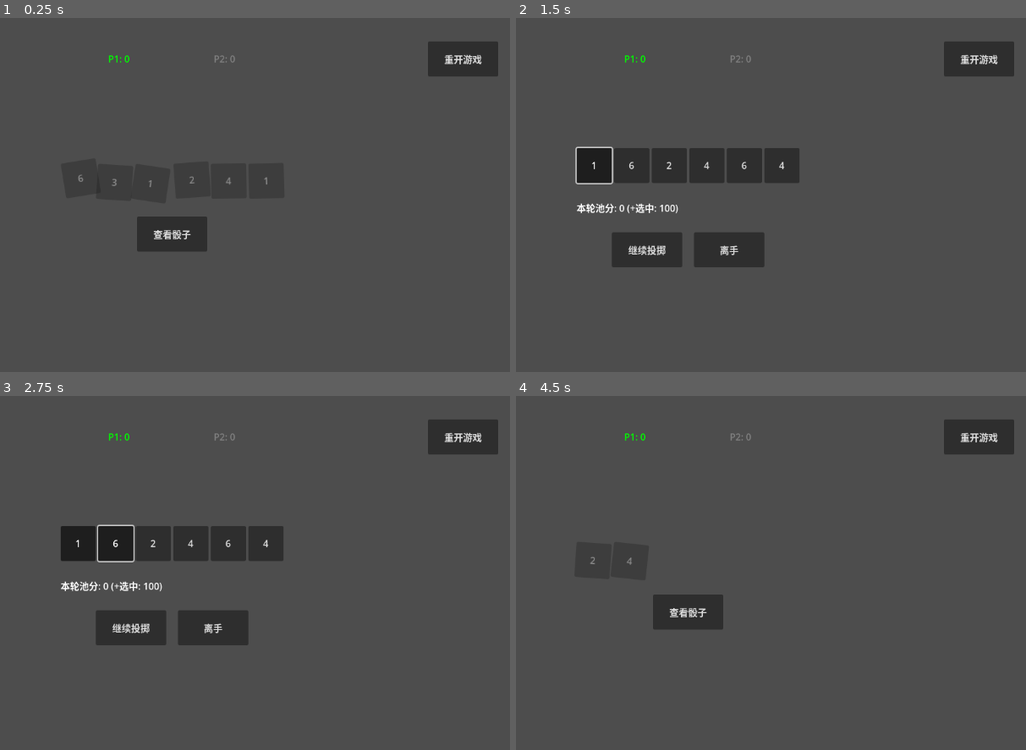
Above: before the commit, frames 1-4 (two rows, left to right).
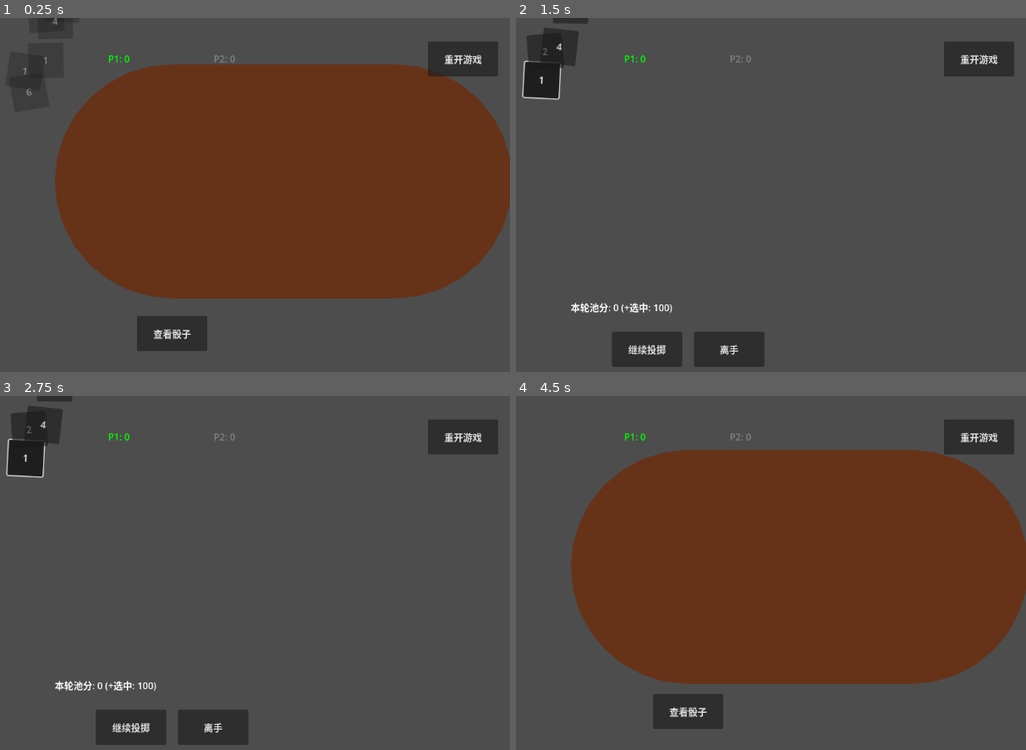
Above: after the commit, the same moments.

Repository: Se6ast1anFan/Farkle
Game: Godot game, scene res://GameTest.tscn
The game is run twice, just before and just after one commit, with the same random seed, the same clock (stepped at 60 frames per second) and the same inputs.
Inputs (mouse positions are in pixels of both pictures, inside the frame that each line leads up to):
- Up to frame 1 (0.25 s): no input
- Up to frame 2 (1.5 s): click "查看骰子" at 0.5 s; click "1" at 1.25 s
- Up to frame 3 (2.75 s): click (117, 544) at 2 s, where only the run before the commit has a clickable "6"
- Up to frame 4 (4.5 s): click "2" at 2.75 s; click "4" at 3.5 s; click "继续投掷" at 4.25 s

The runs differ from the first frame. In frame 1, 55% of the frame differs, in the area x 1-100%, y 0-95%; in frame 2, 12%; in frame 3, 11%; in frame 4, 54%.

Commit message:
开发骰盅（Cup）和骰盘（Tray）

Diff:
--- a/Dice.gd
+++ b/Dice.gd
@@ -28,9 +28,9 @@
 
 # 重置状态（停止摇动时调用）
 func reset_visual_transform():
-	rotation_degrees = 0
-	# 颜色恢复
+	# 只重置颜色和缩放，不要重置位置和旋转
 	modulate = Color(1, 1, 1)
+	scale = Vector2(1, 1)
 
 func update_visual():
 	text = str(value)
--- a/GameTest.gd
+++ b/GameTest.gd
@@ -1,7 +1,8 @@
 extends Control
 
 # --- UI 引用 ---
-@onready var container = $VBoxContainer/HBoxContainer
+@onready var container = $VBoxContainer/DiceTray
+@onready var dice_cup = $VBoxContainer/DiceTray/DiceCup
 @onready var score_label = $VBoxContainer/ScoreLabel
 @onready var p1_label = $TopBar/P1Label
 @onready var p2_label = $TopBar/P2Label
@@ -14,6 +15,8 @@
 
 # --- 游戏数据 ---
 const WINNING_SCORE = 2000
+const TRAY_RADIUS = 150.0  # 骰盘半径
+const DICE_SIZE = 80.0     # 骰子大小 (需与你设置的 custom_minimum_size 匹配)
 var total_scores = [0, 0]
 var current_player_index = 0
 
@@ -30,22 +33,24 @@
 func _ready():
 	randomize()
 
-	# --- 新增：初始化代码控制的UI布局 ---
+	# 初始化 UI 布局
 	setup_ui_layout()
-	# -------------------------------
-
-	for die in container.get_children(): die.toggled.connect(_on_dice_clicked)
-	roll_btn.pressed.connect(_on_roll_pressed)
-
-	# 绑定信号
-	for die in container.get_children():
-		die.toggled.connect(_on_dice_clicked)
-
+
+	# --- 1. 绑定骰子信号 (带过滤保护) ---
+	for child in container.get_children():
+		# 关键点：必须跳过骰盅，否则报错！
+		if child == dice_cup: continue
+
+		# 绑定点击事件
+		child.toggled.connect(_on_dice_clicked)
+
+	# --- 2. 绑定按钮信号 (只写一次) ---
 	roll_btn.pressed.connect(_on_roll_pressed)
 	bank_btn.pressed.connect(_on_bank_pressed)
-	stop_btn.pressed.connect(_on_stop_pressed) # 绑定停止按钮
+	stop_btn.pressed.connect(_on_stop_pressed)
 	restart_btn.pressed.connect(_on_restart_pressed)
 
+	# 开始游戏
 	start_game()
 
 # --- 新增这个函数：纯代码控制布局 ---
@@ -100,11 +105,29 @@
 	for btn in all_btns:
 		btn.custom_minimum_size = Vector2(120, 60) # 最小宽高
 
+	# --- 新增：设置骰盘 (Tray) 和 骰盅 (Cup) ---
+	# 1. 设置骰盘区域 (container)
+	# 我们给它一个固定高度，保证有空间放圆盘
+	container.custom_minimum_size = Vector2(400, 400)
+	container.size_flags_horizontal = Control.SIZE_SHRINK_CENTER
+	container.size_flags_vertical = Control.SIZE_SHRINK_CENTER
+
+	# 2. 用代码把 DiceCup 画成一个圆形 (红色/褐色)
+	dice_cup.set_anchors_preset(Control.PRESET_FULL_RECT) # 盖住整个盘子
+	dice_cup.mouse_filter = Control.MOUSE_FILTER_IGNORE # 避免遮挡鼠标点击
+
+	var cup_style = StyleBoxFlat.new()
+	cup_style.bg_color = Color(0.4, 0.2, 0.1) # 棕色皮革质感
+	cup_style.set_corner_radius_all(200) # 设置大圆角变成圆
+	dice_cup.add_theme_stylebox_override("panel", cup_style)
+	dice_cup.visible = false # 默认隐藏
+
 # --- 关键：每帧运行的动画逻辑 ---
 func _process(delta):
 	if is_rolling:
 		# 遍历所有可见的骰子，让它们狂乱！
 		for die in container.get_children():
+			if die == dice_cup: continue
 			if die.visible:
 				die.roll_visual_only()
 
@@ -130,6 +153,7 @@
 	# --------------------------------
 
 	for die in container.get_children():
+		if die == dice_cup: continue
 		die.visible = true
 		die.button_pressed = false
 		die.disabled = false
@@ -147,33 +171,68 @@
 func start_rolling_anim():
 	is_rolling = true
 	score_label.visible = false
-	# UI 切换：隐藏操作按钮，显示停止按钮
+
+	# 隐藏按钮逻辑...
 	roll_btn.visible = false
 	bank_btn.visible = false
-	stop_btn.visible = true
-
-	# 禁用骰子交互，防止摇的时候乱点
-	for die in container.get_children():
-		die.disabled = true
-
-# 停止摇动动画 (点击停止按钮触发)
+	stop_btn.visible = true # 此时显示 Stop 按钮
+
+	# --- 新增：显示骰盅并开始摇晃 ---
+	dice_cup.visible = true
+	dice_cup.modulate.a = 1.0 # 确保不透明
+
+	# 这一步很重要：先把骰子藏在盅底下，并重新洗牌位置
+	for die in container.get_children():
+		if die != dice_cup:
+			die.disabled = true
+			# 在摇的时候就可以先随机好位置，等揭开
+			# 或者你也可以在揭开瞬间随机，这里先随机是为了逻辑统一
+
+	scatter_dice_visuals()
+
+	# 开始摇晃动画 (Loop)
+	start_shaking_tween()
+
+var shake_tween: Tween
+
+func start_shaking_tween():
+	if shake_tween: shake_tween.kill()
+	shake_tween = create_tween().set_loops() # 无限循环摇
+
+	# 模拟上下左右剧烈晃动
+	var base_pos = Vector2.ZERO # 相对父节点的偏移
+	shake_tween.tween_property(dice_cup, "position", Vector2(0, -20), 0.1)
+	shake_tween.tween_property(dice_cup, "position", Vector2(0, 20), 0.1)
+	# 你可以加更多关键帧让它看起来更混乱
+
 func _on_stop_pressed():
 	is_rolling = false
-
-	# UI 切换：隐藏停止按钮，显示操作按钮
 	stop_btn.visible = false
+
+	# 1. 停止摇晃
+	if shake_tween: shake_tween.kill()
+	dice_cup.position = Vector2.ZERO # 复位
+
+	# 2. 播放“揭盖”动画 (1秒)
+	# 这里我们做一个简单的淡出+向上飘走的动画
+	var reveal_tween = create_tween()
+	reveal_tween.tween_property(dice_cup, "position", Vector2(0, -100), 0.5).set_trans(Tween.TRANS_BACK).set_ease(Tween.EASE_IN)
+	reveal_tween.parallel().tween_property(dice_cup, "modulate:a", 0.0, 0.5)
+
+	# 3. 等待动画结束
+	await reveal_tween.finished
+	dice_cup.visible = false
+
+	# 4. 恢复交互并结算
 	roll_btn.visible = true
 	bank_btn.visible = true
 
-	# 让骰子停下来并归位
-	for die in container.get_children():
-		die.reset_visual_transform()
-		die.disabled = false # 恢复可以点击
-
-	# 动画结束了，现在的数字就是最终结果
-	# 立即进行算分和查爆掉
+	for die in container.get_children():
+		if die != dice_cup:
+			die.disabled = false
+			die.reset_visual_transform() # 这里的 reset 可能要改改，不要重置 position
+
 	check_bust_logic()
-
 # --- 按钮事件 ---
 
 func _on_roll_pressed():
@@ -186,6 +245,7 @@
 		# 隐藏选中的骰子
 		var active_count = 0
 		for die in container.get_children():
+			if die == dice_cup: continue
 			if die.button_pressed:
 				die.visible = false
 				die.button_pressed = false
@@ -194,6 +254,7 @@
 		# 清台判定
 		if active_count == 0:
 			for die in container.get_children():
+				if die == dice_cup: continue
 				die.visible = true
 
 		# 开启下一轮摇动
@@ -219,6 +280,7 @@
 func check_bust_logic():
 	var values = []
 	for die in container.get_children():
+		if die == dice_cup: continue
 		if die.visible:
 			values.append(die.value)
 
@@ -283,6 +345,28 @@
 
 	var values = []
 	for die in container.get_children():
+		if die == dice_cup: continue
 		if die.visible and die.button_pressed: values.append(die.value)
 	current_selection_score = ScoreCalculator.calculate_score(values)
 	score_label.text = "本轮池分: %d (+选中: %d)" % [turn_accumulated_score, current_selection_score]
+
+func scatter_dice_visuals():
+	for die in container.get_children():
+		if die == dice_cup: continue # 跳过骰盅节点
+
+		# 1. 随机角度 (0 到 2π)
+		var angle = randf() * TAU
+
+		# 2. 随机距离 (开方是为了保证分布均匀，不会聚集在圆心)
+		# 半径减去骰子大小的一半，防止超出边界
+		var max_r = TRAY_RADIUS - (DICE_SIZE / 2)
+		var dist = sqrt(randf()) * max_r
+
+		# 3. 计算坐标 (极坐标转笛卡尔坐标)
+		# 注意：container 的中心是 size/2
+		var center = container.size / 2
+		var offset = Vector2(cos(angle), sin(angle)) * dist
+
+		# 4. 设置位置 (需减去骰子自身中心偏移)
+		die.position = center + offset - (Vector2(DICE_SIZE, DICE_SIZE) / 2)
+		die.rotation_degrees = randf_range(0, 360) # 随机旋转
--- a/GameTest.tscn
+++ b/GameTest.tscn
@@ -31,26 +31,49 @@
 size_flags_vertical = 4
 alignment = 1
 
-[node name="HBoxContainer" type="HBoxContainer" parent="VBoxContainer"]
+[node name="DiceTray" type="Control" parent="VBoxContainer"]
 layout_mode = 2
 
-[node name="Dice" parent="VBoxContainer/HBoxContainer" instance=ExtResource("2_rsydx")]
-layout_mode = 2
+[node name="Dice" parent="VBoxContainer/DiceTray" instance=ExtResource("2_rsydx")]
+layout_mode = 0
+offset_right = 60.0
+offset_bottom = 60.0
 
-[node name="Dice2" parent="VBoxContainer/HBoxContainer" instance=ExtResource("2_rsydx")]
-layout_mode = 2
+[node name="Dice2" parent="VBoxContainer/DiceTray" instance=ExtResource("2_rsydx")]
+layout_mode = 0
+offset_left = 64.0
+offset_right = 124.0
+offset_bottom = 60.0
 
-[node name="Dice3" parent="VBoxContainer/HBoxContainer" instance=ExtResource("2_rsydx")]
-layout_mode = 2
+[node name="Dice3" parent="VBoxContainer/DiceTray" instance=ExtResource("2_rsydx")]
+layout_mode = 0
+offset_left = 128.0
+offset_right = 188.0
+offset_bottom = 60.0
 
-[node name="Dice4" parent="VBoxContainer/HBoxContainer" instance=ExtResource("2_rsydx")]
-layout_mode = 2
+[node name="Dice4" parent="VBoxContainer/DiceTray" instance=ExtResource("2_rsydx")]
+layout_mode = 0
+offset_left = 192.0
+offset_right = 252.0
+offset_bottom = 60.0
 
-[node name="Dice5" parent="VBoxContainer/HBoxContainer" instance=ExtResource("2_rsydx")]
-layout_mode = 2
+[node name="Dice5" parent="VBoxContainer/DiceTray" instance=ExtResource("2_rsydx")]
+layout_mode = 0
+offset_left = 256.0
+offset_right = 316.0
+offset_bottom = 60.0
 
-[node name="Dice6" parent="VBoxContainer/HBoxContainer" instance=ExtResource("2_rsydx")]
-layout_mode = 2
+[node name="Dice6" parent="VBoxContainer/DiceTray" instance=ExtResource("2_rsydx")]
+layout_mode = 0
+offset_left = 320.0
+offset_right = 380.0
+offset_bottom = 60.0
+
+[node name="DiceCup" type="Panel" parent="VBoxContainer/DiceTray"]
+layout_mode = 0
+offset_top = -4.0
+offset_right = 380.0
+offset_bottom = -4.0
 
 [node name="ScoreLabel" type="Label" parent="VBoxContainer"]
 layout_mode = 2
